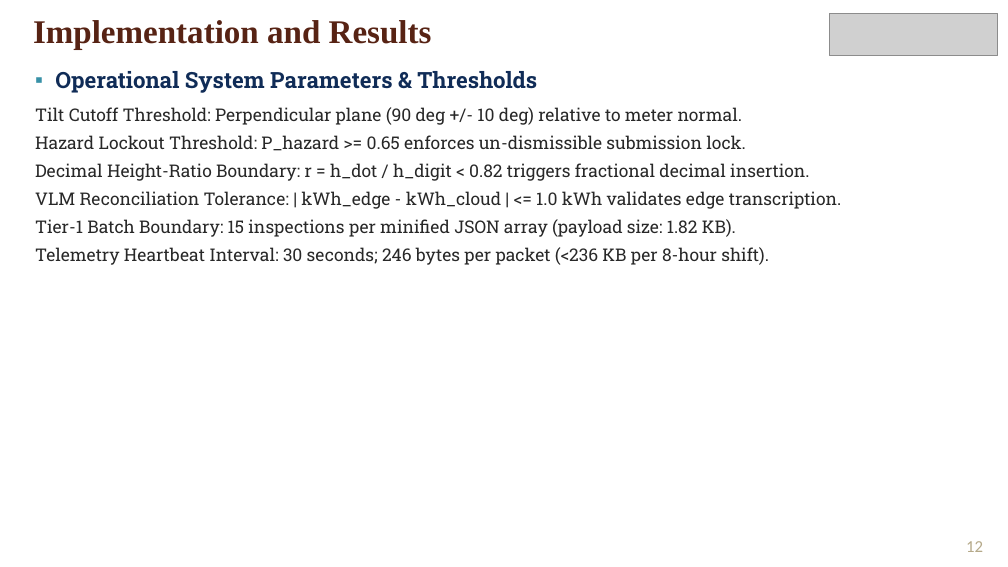
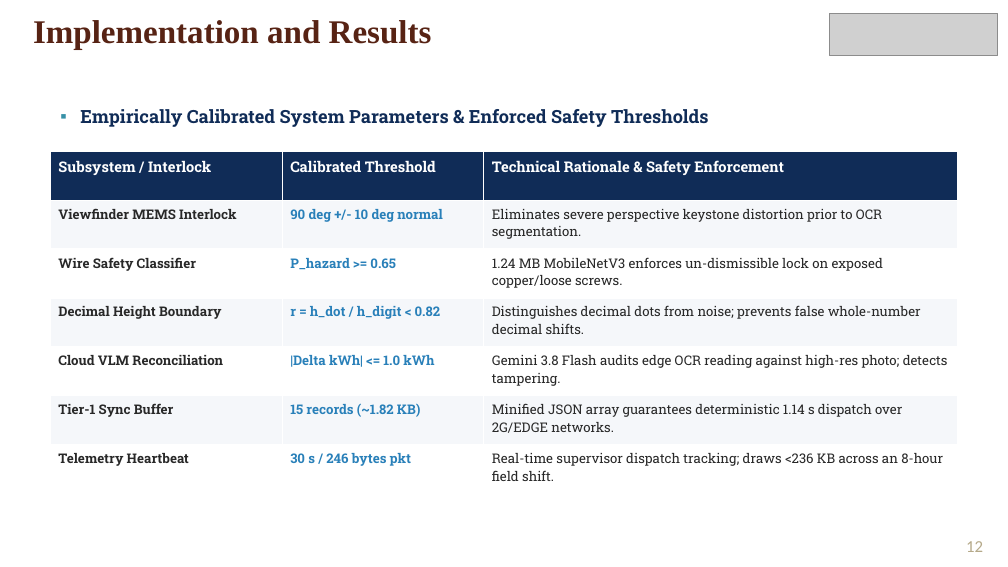
Before and after one commit to frankmathewsajan/psychic-spark, a slide deck: slide 12 of docs/presentation/Capstone_Final_Review_Presentation.pptx. Drawn at 1008x567 pixels with LibreOffice and Linux fonts; fonts in the diff are those of the drawing; grey boxes stand for pictures; background and template pictures are left out. Boxes give left, top, right and bottom in pixels: in the first picture for what was removed or moved away, otherwise in the second. Text is boxed around its words. In the diff, an @@ line names an element or a change of style, - is before the commit and + after.

Commit message:
docs: enrich presentation with diagrams and tables, add photo to report biodata, and substantiate AWS OPEX metrics

```diff
--- a/docs/presentation/Capstone_Final_Review_Presentation.pptx
+++ b/docs/presentation/Capstone_Final_Review_Presentation.pptx
@@ text at box(80, 109, 708, 127): text changed; size 12.5 to 13 pt; text colour #282828 to #102C57; bold on @@
-▪ Operational System Parameters & Thresholds
-Tilt Cutoff Threshold: Perpendicular plane (90 deg +/- 10 deg) relative to meter normal.
-Hazard Lockout Threshold: P_hazard >= 0.65 enforces un-dismissible submission lock.
-Decimal Height-Ratio Boundary: r = h_dot / h_digit < 0.82 triggers fractional decimal insertion.
-VLM Reconciliation Tolerance: | kWh_edge - kWh_cloud | <= 1.0 kWh validates edge transcription.
-Tier-1 Batch Boundary: 15 inspections per minified JSON array (payload size: 1.82 KB).
-Telemetry Heartbeat Interval: 30 seconds; 246 bytes per packet (<236 KB per 8-hour shift).
+▪ Empirically Calibrated System Parameters & Enforced Safety Thresholds
@@ table added at box(50, 151, 958, 494), 7 rows, 3 columns @@
+Subsystem / Interlock | Calibrated Threshold | Technical Rationale & Safety Enforcement
+Viewfinder MEMS Interlock | 90 deg +/- 10 deg normal | Eliminates severe perspective keystone distortion prior to OCR segmentation.
+Wire Safety Classifier | P_hazard >= 0.65 | 1.24 MB MobileNetV3 enforces un-dismissible lock on exposed copper/loose screws.
+Decimal Height Boundary | r = h_dot / h_digit < 0.82 | Distinguishes decimal dots from noise; prevents false whole-number decimal shifts.
+Cloud VLM Reconciliation | |Delta kWh| <= 1.0 kWh | Gemini 3.8 Flash audits edge OCR reading against high-res photo; detects tampering.
+Tier-1 Sync Buffer | 15 records (~1.82 KB) | Minified JSON array guarantees deterministic 1.14 s dispatch over 2G/EDGE networks.
+Telemetry Heartbeat | 30 s / 246 bytes pkt | Real-time supervisor dispatch tracking; draws <236 KB across an 8-hour field shift.
```
Also in this commit, not shown: 5 other slides changed, 4 other files.
